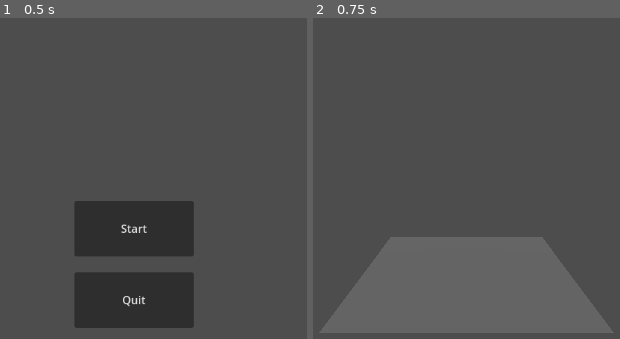
Above: before the commit, frames 1-2 (left to right).
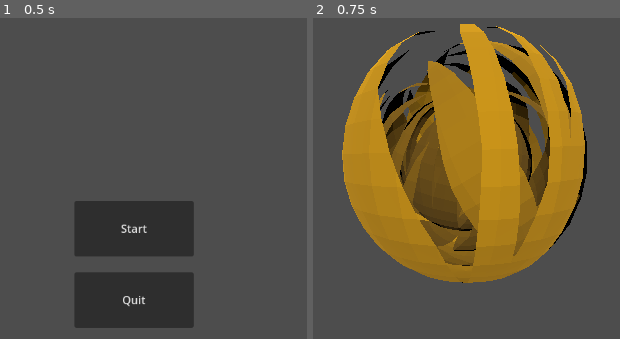
Above: after the commit, the same moments.

Repository: Trevonator8/Tumbleweed-Game
Game: Godot game, scene res://title_screen.tscn
Two runs of this game, one before a commit and one after it. Both use one fixed random seed, a clock stepped at 60 frames per second and the inputs below.
Inputs:
- Up to frame 1 (0.5 s): no input
- Up to frame 2 (0.75 s): click "Start" at 0.5 s

Frame 1 is identical in both runs. In frame 2, 46% of the frame differs, in the area x 9-90%, y 1-83%.

Commit message:
tumbleweed model
added the tumbleweed model with some basic materials

Diff:
--- a/tumbleweed/game.tscn
+++ b/tumbleweed/game.tscn
@@ -1,14 +1,51 @@
-[gd_scene load_steps=2 format=3 uid="uid://qgut3na86a3o"]
+[gd_scene load_steps=7 format=3 uid="uid://qgut3na86a3o"]
+
+[ext_resource type="PackedScene" uid="uid://dm1n6tywb1tbx" path="res://tumbleweedmodel.glb" id="1_jwjdo"]
 
 [sub_resource type="PlaneMesh" id="PlaneMesh_rp2sr"]
+
+[sub_resource type="StandardMaterial3D" id="StandardMaterial3D_hbsm8"]
+cull_mode = 2
+albedo_color = Color(0.791734, 0.575825, 0, 1)
+
+[sub_resource type="StandardMaterial3D" id="StandardMaterial3D_coy2e"]
+cull_mode = 2
+albedo_color = Color(0.665264, 0.481884, 5.77569e-07, 1)
+
+[sub_resource type="StandardMaterial3D" id="StandardMaterial3D_0r7te"]
+cull_mode = 2
+albedo_color = Color(0.504267, 0.361877, 0, 1)
+
+[sub_resource type="StandardMaterial3D" id="StandardMaterial3D_vcvpg"]
+cull_mode = 2
+albedo_color = Color(0.437955, 0.312448, 0, 1)
 
 [node name="Node3D" type="Node3D"]
 
 [node name="MeshInstance3D" type="MeshInstance3D" parent="."]
+visible = false
 mesh = SubResource("PlaneMesh_rp2sr")
 
 [node name="Camera3D" type="Camera3D" parent="."]
 transform = Transform3D(1, 0, 0, 0, 0.941582, 0.336783, 0, -0.336783, 0.941582, 0, 1.2588, 2.66014)
+visible = false
 
 [node name="DirectionalLight3D" type="DirectionalLight3D" parent="."]
 transform = Transform3D(1, 0, 0, 0, 0.898058, 0.439876, 0, -0.439876, 0.898058, 0, 1.46837, 2.72353)
+
+[node name="tumbleweedmodel" parent="." instance=ExtResource("1_jwjdo")]
+transform = Transform3D(1, 0, 0, 0, 1, 0, 0, 0, 1, 0, 1, 0)
+
+[node name="Sphere" parent="tumbleweedmodel" index="0"]
+surface_material_override/0 = SubResource("StandardMaterial3D_hbsm8")
+
+[node name="Sphere_001" parent="tumbleweedmodel" index="1"]
+surface_material_override/0 = SubResource("StandardMaterial3D_coy2e")
+
+[node name="Sphere_002" parent="tumbleweedmodel" index="2"]
+surface_material_override/0 = SubResource("StandardMaterial3D_0r7te")
+
+[node name="Sphere_003" parent="tumbleweedmodel" index="3"]
+surface_material_override/0 = SubResource("StandardMaterial3D_vcvpg")
+
+[editable path="tumbleweedmodel"]
Binary file added: tumbleweed/tumbleweedmodel.glb
Not shown, added: tumbleweed/tumbleweedmodel.glb.import
Not shown, added: tumbleweed/tumbleweedmodel.stl
